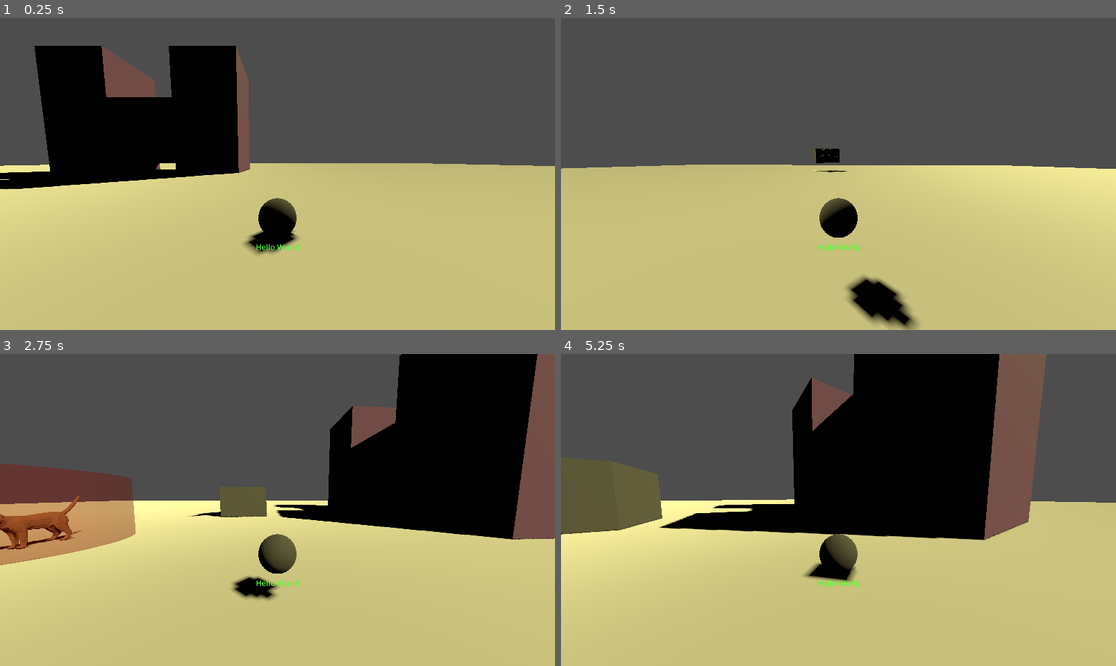
Above: before the commit, frames 1-4 (two rows, left to right).
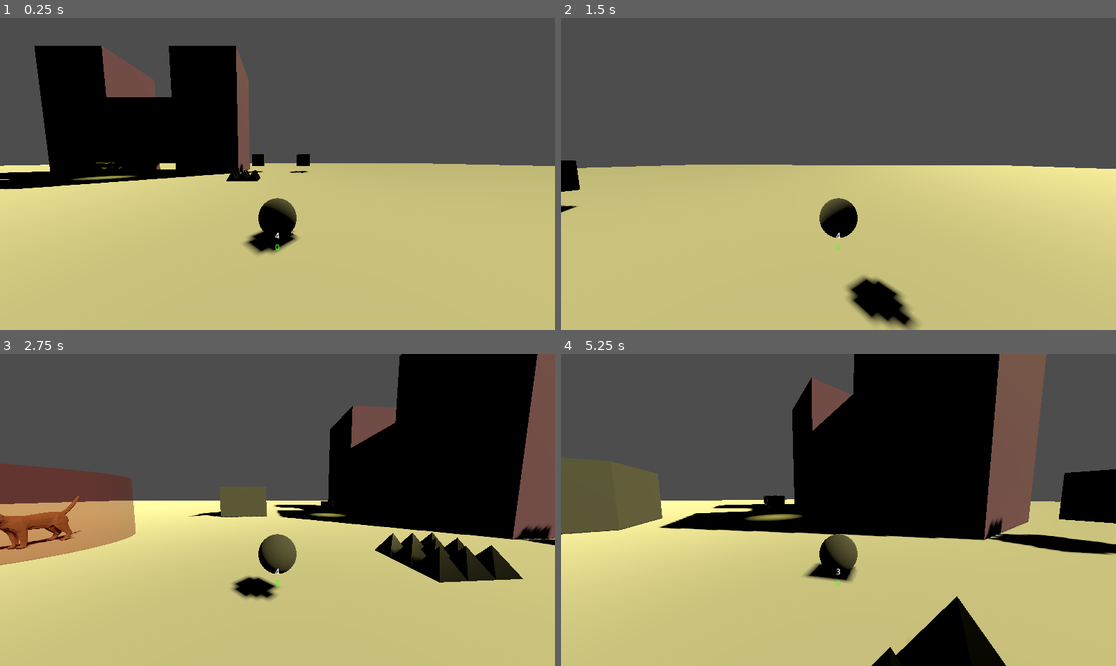
Above: after the commit, the same moments.

Repository: jcxldxr816/catNMouseTest
Game: Godot game, scene res://scenes/environment.tscn
The game is run twice, just before and just after one commit, with the same random seed, the same clock (stepped at 60 frames per second) and the same inputs. The project has no main scene, so this scene is started directly.
Inputs (mouse positions are in pixels of both pictures, inside the frame that each line leads up to):
- Up to frame 1 (0.25 s): no input
- Up to frame 2 (1.5 s): move the mouse to (832, 180) at 0.52 s; hold Shift (shift) 0.53-1.28 s; hold W (forward) from 0.53 s (still down); tap Space (jump) at 0.77, 0.8, 1.07, 1.35 s; move the mouse to (877, 177) at 1.27 s
- Up to frame 3 (2.75 s): keep holding W (forward); tap Space (jump) at 1.52, 1.82, 2.3 s; tap Shift (shift) at 1.55 s; move the mouse to (233, 506) at 2.02 s; hold Shift (shift) from 2.03 s (still down)
- Up to frame 4 (5.25 s): move the mouse to (844, 510) at 2.77 s; release W (forward) at 2.78 s; release Shift (shift) at 2.78 s; hold A (left) 2.78-3.53 s; tap Tab (switch) at 2.85 s; tap Space (jump) at 3.02, 3.32, 3.77, 3.8, 4.07, 4.35, 4.52, 4.82 s; tap Shift (shift) at 3.05, 4.55 s; move the mouse to (816, 503) at 3.52 s; hold Shift (shift) 3.53-4.28 s; hold W (forward) from 3.53 s (still down); move the mouse to (866, 510) at 4.27 s; move the mouse to (810, 510) at 5.02 s; hold Shift (shift) from 5.03 s (still down)

The runs differ from the first frame. In frame 1, 0.6% of the frame differs, in the area x 12-56%, y 43-75%; in frame 2, 0.7%; in frame 3, 2.9%; in frame 4, 5.5%, in the area x 33-100%, y 36-100%.

Commit message:
Added hazards and health items

Diff:
--- a/scenes/cheese.tscn
+++ b/scenes/cheese.tscn
@@ -82,16 +82,19 @@
 "": SubResource("AnimationLibrary_exchv")
 }
 
-[node name="Area3D" type="Area3D" parent="." index="3"]
+[node name="cheeseArea3D" type="Area3D" parent="." index="3"]
 transform = Transform3D(1, 0, 0, 0, 1, 0, 0, 0, 1, 0, 0, 0.526652)
 collision_layer = 4
 collision_mask = 16
 
-[node name="CollisionShape3D" type="CollisionShape3D" parent="Area3D" index="0"]
+[node name="CollisionShape3D" type="CollisionShape3D" parent="cheeseArea3D" index="0"]
 shape = SubResource("BoxShape3D_deoup")
 
 [node name="Spotlight" type="SpotLight3D" parent="." index="4"]
-transform = Transform3D(-4.37114e-08, 1, 1.91069e-15, 4.37114e-08, 0, 1, 1, 4.37114e-08, -4.37114e-08, 0, 0, 0)
+transform = Transform3D(-4.37114e-08, 1, 1.91069e-15, 4.37114e-08, 0, 1, 1, 4.37114e-08, -4.37114e-08, 0, 6, 0)
 light_color = Color(0.807843, 0.796078, 0.376471, 1)
+spot_range = 10.0
+spot_angle = 30.0
 
-[connection signal="body_entered" from="Area3D" to="." method="_on_area_3d_body_entered"]
+[connection signal="body_entered" from="cheeseArea3D" to="." method="_on_cheese_area_3d_body_entered"]
+[connection signal="body_entered" from="cheeseArea3D" to="." method="_on_area_3d_body_entered"]
--- a/scenes/environment.tscn
+++ b/scenes/environment.tscn
@@ -1,9 +1,11 @@
-[gd_scene load_steps=18 format=3 uid="uid://dmd2ag684ejp6"]
+[gd_scene load_steps=20 format=3 uid="uid://dmd2ag684ejp6"]
 
 [ext_resource type="Script" path="res://scripts/environment.gd" id="1_8ewvv"]
 [ext_resource type="PackedScene" uid="uid://c7lcg0ondtpjm" path="res://scenes/cheese.tscn" id="2_p37fu"]
 [ext_resource type="PackedScene" uid="uid://b22wcsut0vmkq" path="res://scenes/mouse.tscn" id="4_5rfca"]
 [ext_resource type="PackedScene" uid="uid://dh8v072vlua6y" path="res://scenes/cat.tscn" id="4_vw5gx"]
+[ext_resource type="PackedScene" uid="uid://bm4fpsa4xgpd5" path="res://scenes/spikes.tscn" id="5_d4qnm"]
+[ext_resource type="PackedScene" uid="uid://dny63byg1feub" path="res://scenes/health.tscn" id="6_cypi6"]
 
 [sub_resource type="BoxShape3D" id="BoxShape3D_0jprh"]
 
@@ -55,7 +57,7 @@
 grow_horizontal = 2
 grow_vertical = 2
 
-[node name="Label" type="Label" parent="Control"]
+[node name="scoreLabel" type="Label" parent="Control"]
 modulate = Color(0.309804, 1, 0.176471, 1)
 layout_mode = 1
 anchors_preset = 8
@@ -73,6 +75,23 @@
 horizontal_alignment = 1
 vertical_alignment = 1
 
+[node name="lifeLabel" type="Label" parent="Control"]
+layout_mode = 1
+anchors_preset = 8
+anchor_left = 0.5
+anchor_top = 0.5
+anchor_right = 0.5
+anchor_bottom = 0.5
+offset_left = -20.0
+offset_top = 116.0
+offset_right = 20.0
+offset_bottom = 139.0
+grow_horizontal = 2
+grow_vertical = 2
+text = "Life"
+horizontal_alignment = 1
+vertical_alignment = 1
+
 [node name="Ground" type="StaticBody3D" parent="."]
 transform = Transform3D(100, 0, 0, 0, 2, 0, 0, 0, 100, 0, -1, 0)
 collision_mask = 16
@@ -148,7 +167,7 @@
 surface_material_override/0 = SubResource("StandardMaterial3D_qy7yc")
 
 [node name="cheese" parent="." instance=ExtResource("2_p37fu")]
-transform = Transform3D(1, 0, 0, 0, 1, 0, 0, 0, 1, 0, 1.62159, 22.7393)
+transform = Transform3D(0.3, 0, 0, 0, 0.3, 0, 0, 0, 0.3, 1, 0.5, -8.261)
 
 [node name="cat" parent="." instance=ExtResource("4_vw5gx")]
 transform = Transform3D(1, 0, 0, 0, 1, 0, 0, 0, 1, -10, 0, -2)
@@ -196,5 +215,28 @@
 transform = Transform3D(1, 0, 0, 0, -0.566636, 0.823968, 0, -0.823968, -0.566636, 0, 0, 0)
 mesh = SubResource("QuadMesh_8geqe")
 
+[node name="spikes" parent="." instance=ExtResource("5_d4qnm")]
+transform = Transform3D(0.25, 0, 0, 0, 0.25, 0, 0, 0, 0.25, 0, 0, 0)
+collision_layer = 8
+collision_mask = 16
+
+[node name="spikeArea" parent="spikes" index="2"]
+collision_layer = 8
+collision_mask = 16
+
+[node name="health" parent="." instance=ExtResource("6_cypi6")]
+transform = Transform3D(1, 0, 0, 0, 1, 0, 0, 0, 1, 6, 1, 0)
+
+[node name="health2" parent="." instance=ExtResource("6_cypi6")]
+transform = Transform3D(1, 0, 0, 0, 1, 0, 0, 0, 1, 6, 1, 4)
+
+[connection signal="body_entered" from="cheese/cheeseArea3D" to="." method="_on_cheese_area_3d_body_entered"]
 [connection signal="body_entered" from="catEntryArea" to="." method="_on_cat_entry_area_body_entered"]
 [connection signal="body_exited" from="catEntryArea" to="." method="_on_cat_entry_area_body_exited"]
+[connection signal="body_entered" from="spikes/spikeArea" to="." method="_on_spike_area_body_entered"]
+[connection signal="body_entered" from="health/healthArea3D" to="." method="_on_health_area_3d_body_entered"]
+
+[editable path="cheese"]
+[editable path="spikes"]
+[editable path="health"]
+[editable path="health2"]
--- /dev/null
+++ b/scenes/health.tscn
@@ -0,0 +1,27 @@
+[gd_scene load_steps=5 format=3 uid="uid://dny63byg1feub"]
+
+[ext_resource type="Script" path="res://scripts/health.gd" id="1_aqrcm"]
+
+[sub_resource type="BoxMesh" id="BoxMesh_i54f7"]
+
+[sub_resource type="StandardMaterial3D" id="StandardMaterial3D_1vh6h"]
+albedo_color = Color(0.356986, 0.595518, 0.380865, 1)
+
+[sub_resource type="BoxShape3D" id="BoxShape3D_xdgmm"]
+
+[node name="health" type="Node3D"]
+script = ExtResource("1_aqrcm")
+
+[node name="MeshInstance3D" type="MeshInstance3D" parent="."]
+mesh = SubResource("BoxMesh_i54f7")
+skeleton = NodePath("")
+surface_material_override/0 = SubResource("StandardMaterial3D_1vh6h")
+
+[node name="healthArea3D" type="Area3D" parent="."]
+collision_layer = 4
+collision_mask = 16
+
+[node name="CollisionShape3D" type="CollisionShape3D" parent="healthArea3D"]
+shape = SubResource("BoxShape3D_xdgmm")
+
+[connection signal="body_entered" from="healthArea3D" to="." method="_on_health_area_3d_body_entered"]
--- /dev/null
+++ b/scenes/spikes.tscn
@@ -0,0 +1,20 @@
+[gd_scene load_steps=3 format=3 uid="uid://bm4fpsa4xgpd5"]
+
+[ext_resource type="PackedScene" uid="uid://d02rwiflur7pt" path="res://assets/spikes.glb" id="1_gwjvi"]
+
+[sub_resource type="BoxShape3D" id="BoxShape3D_kyjqs"]
+size = Vector3(6, 2, 6)
+
+[node name="spikes" type="StaticBody3D"]
+
+[node name="CollisionShape3D" type="CollisionShape3D" parent="."]
+transform = Transform3D(0.9, 0, 0, 0, 0.9, 0, 0, 0, 0.9, 0, 1, 0)
+shape = SubResource("BoxShape3D_kyjqs")
+
+[node name="spikes" parent="." instance=ExtResource("1_gwjvi")]
+
+[node name="spikeArea" type="Area3D" parent="."]
+
+[node name="CollisionShape3D" type="CollisionShape3D" parent="spikeArea"]
+transform = Transform3D(1, 0, 0, 0, 1, 0, 0, 0, 1, 0, 1, 0)
+shape = SubResource("BoxShape3D_kyjqs")
--- a/scripts/cat.gd
+++ b/scripts/cat.gd
@@ -40,10 +40,6 @@
 
 	if Input.is_action_pressed("shift") and Input.is_action_just_pressed("jump") and DEFAULT_GRAVITY != 0 and is_on_floor():
 		self.global_transform = $jumpLocation.global_transform
-
-		#self.position.move_toward($jumpLocation.global_position, 3)
-		#self.position.y -= .25
-
 
 	# Get the input direction and handle the movement/deceleration.
 	# As good practice, you should replace UI actions with custom gameplay actions.
--- a/scripts/cheese.gd
+++ b/scripts/cheese.gd
@@ -1,9 +1,12 @@
 extends Node3D
 
+#@onready var enteredAlr = false
 
 # Called when the node enters the scene tree for the first time.
 func _ready():
 	self.visible = true
+	#$cheeseArea3D/CollisionShape3D.disabled = false
+	$cheeseArea3D/CollisionShape3D.set_deferred("disabled", false)
 
 
 # Called every frame. 'delta' is the elapsed time since the previous frame.
@@ -11,9 +14,10 @@
 	$AnimationPlayer.play("cheeseRotate")
 
 
-func _on_area_3d_body_entered(body):
-	#if self.visible == true:
-		#var myScript = environment.gd.new
-		#$Environment._scoreIncrease()
-		#body._increaseScore()
-	self.visible = false
+func _on_cheese_area_3d_body_entered(body):
+	#if not enteredAlr:
+		$AnimationPlayer.stop()
+		self.visible = false
+		#enteredAlr = true
+		#$cheeseArea3D/CollisionShape3D.disabled = true
+		$cheeseArea3D/CollisionShape3D.set_deferred("disabled", true)
--- a/scripts/environment.gd
+++ b/scripts/environment.gd
@@ -1,14 +1,18 @@
 extends Node
 
-@onready var cheeseArea = $cheese/Area3D
+@onready var cheeseArea = $cheese/cheeseArea3D
 @onready var cat = $cat
 @onready var mouse = $mouse
 @onready var catCam = $cat/Pivot/SpringArm3D/Camera3D
 @onready var mouseCam = $mouse/Pivot/SpringArm3D/Camera3D
 
+@onready var life = 4
+
 @onready var mouseActive = true
 @onready var grounded = false
 @onready var score = 0
+#@onready var cheeseEnteredAlr = false
+
 @onready var catEntryEligible = false
 @onready var lastCatYPos = 0
 
@@ -26,6 +30,9 @@
 
 # Called every frame. 'delta' is the elapsed time since the previous frame.
 func _process(delta):
+	$Control/lifeLabel.text = str(life)
+	$Control/scoreLabel.text = str(score)
+
 	if Input.is_action_just_pressed("quit"):
 		get_tree().quit()
 
@@ -79,10 +86,6 @@
 			grounded = false
 		mouse.global_transform = cat.global_transform
 
-#func _scoreIncrease():
-	#score += 1
-	#$Control/Label.text = str(score)
-
 
 func _on_cat_entry_area_body_entered(body):
 	if body.get_name() == "mouse":
@@ -94,3 +97,29 @@
 	if body.get_name() == "mouse":
 		catEntryEligible = false
 		#print("cat entry unavailable")
+
+
+func _on_cheese_area_3d_body_entered(body):
+	#if not cheeseEnteredAlr:
+		score += 1
+		#cheeseEnteredAlr = true
+
+
+
+
+func _on_spike_area_body_entered(body):
+	#print("touching spikes")
+	#if body.get_class() == "CharacterBody3D":
+	if body.get_collision_layer_value(5):
+		print("character touched spikes")
+		life -= 1
+		if life <= 0:
+			print("game over")
+			get_tree().quit()
+
+
+
+func _healthFunction():
+	print("health picked up")
+	if life < 4:
+		life += 1
--- /dev/null
+++ b/scripts/health.gd
@@ -0,0 +1,24 @@
+extends Node3D
+
+#@onready var enteredAlr = false
+
+# Called when the node enters the scene tree for the first time.
+func _ready():
+	self.visible = true
+	#$healthArea3D/CollisionShape3D.disabled = false
+	$healthArea3D/CollisionShape3D.set_deferred("disabled", false)
+
+
+# Called every frame. 'delta' is the elapsed time since the previous frame.
+func _process(delta):
+	pass
+
+func _on_health_area_3d_body_entered(body):
+	self.visible = false
+	#$healthArea3D/CollisionShape3D.disabled = true
+	$healthArea3D/CollisionShape3D.set_deferred("disabled", true)
+	#print("picked up health")
+
+	var world = self.get_parent()
+	#print(str(world.get_path()))
+	world._healthFunction()
--- a/scripts/mouse.gd
+++ b/scripts/mouse.gd
@@ -13,7 +13,7 @@
 		rotate_y(deg_to_rad((-event.relative.x * DEFAULT_SENSITIVITY)))
 
 func _physics_process(delta):
-	_climbing(2)
+	_climbing(3)
 	# Add the DEFAULT_GRAVITY.
 	if not is_on_floor():
 		velocity.y -= DEFAULT_GRAVITY * delta
Binary file added: assets/spikes.glb
Not shown, added: assets/spikes.glb.import
Not shown, added: scenes/spikes.blend
